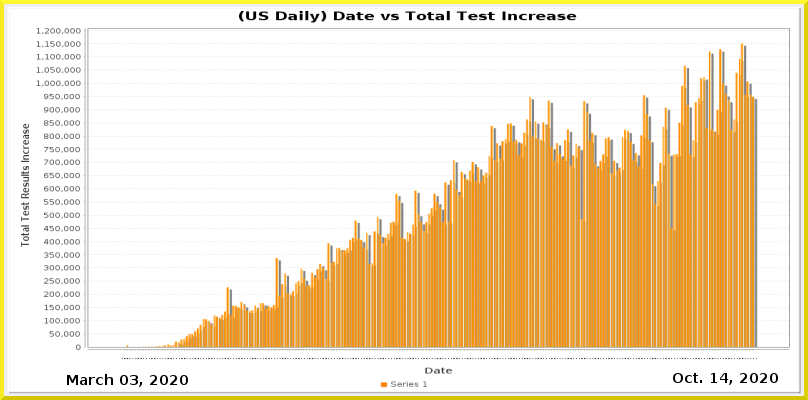
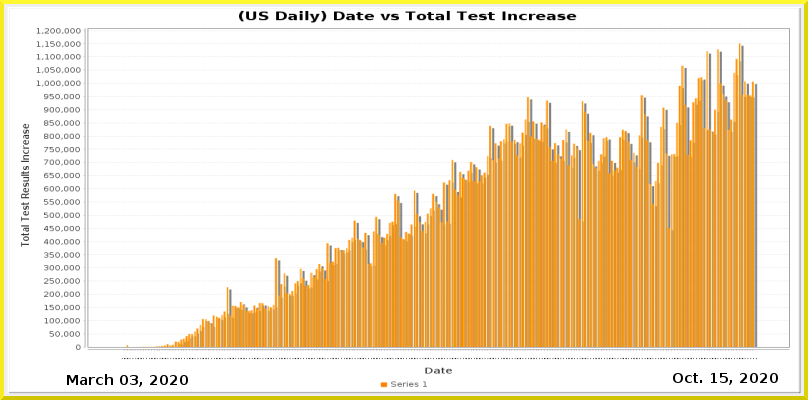
Two versions of the same layered image (808 × 400). Layer-by-layer changes:
painted on "Current Date" over left=720, top=373, right=728, bottom=383
painted on "Date_vs_TestIncrease.png" over left=141, top=43, right=758, bottom=360
